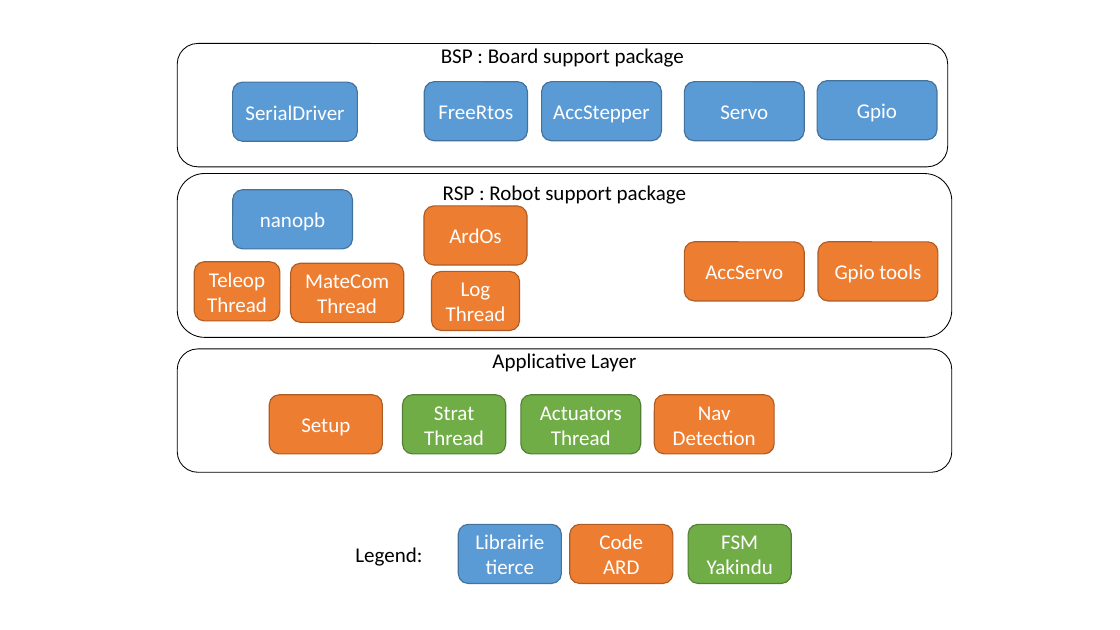
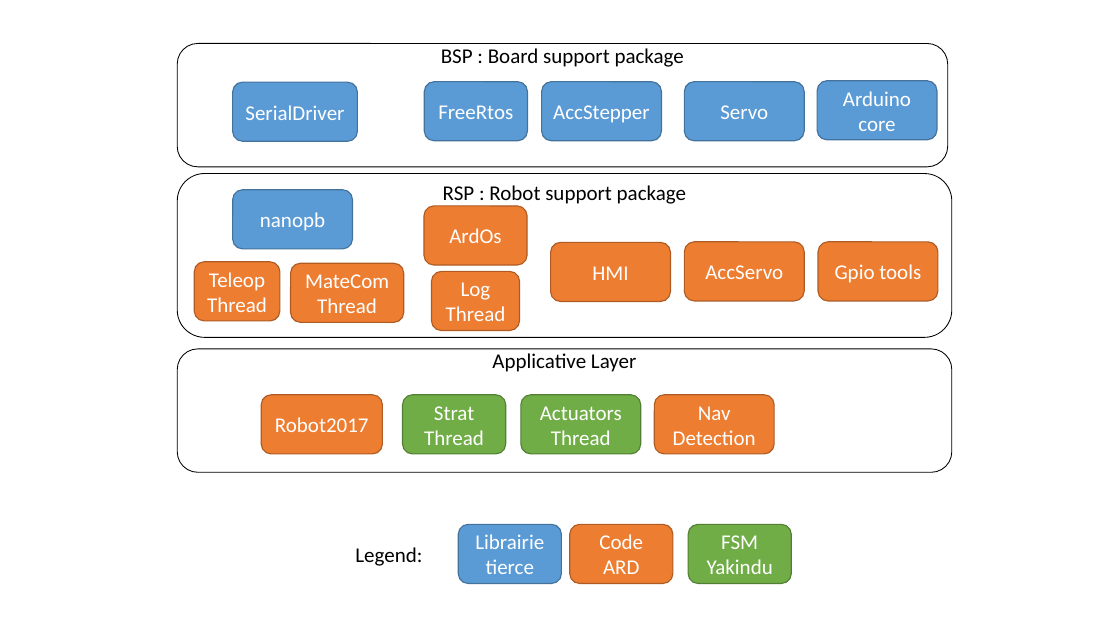
Before and after one commit to wixiw/ard2017, a slide deck: slide 1 of docs/PMI2017_archiSW.pptx. Drawn at 1120x630 pixels with LibreOffice and Linux fonts; fonts in the diff are those of the drawing. Boxes give left, top, right and bottom in pixels: in the first picture for what was removed or moved away, otherwise in the second. Text is boxed around its words. In the diff, an @@ line names an element or a change of style, - is before the commit and + after.

```diff
--- a/docs/PMI2017_archiSW.pptx
+++ b/docs/PMI2017_archiSW.pptx
@@ text in rounded rectangle at bbox=[843, 91, 911, 131]: text changed @@
-Gpio
+Arduino core
@@ rounded rectangle added at bbox=[551, 243, 671, 302], fill #ED7D31, outline #AF5C24 1 pt, 18 pt, text #FFFFFF @@
+HMI
@@ rounded rectangle "Robot2017": place and size @@
-rounded rectangle "Robot2017" at bbox=[270, 395, 383, 454]
+rounded rectangle "Robot2017" at bbox=[261, 395, 382, 454]
@@ text in rounded rectangle at bbox=[275, 417, 369, 432]: text changed @@
-Setup
+Robot2017
```
Also in this commit, not shown: 1 other slide changed, 24 other files.
